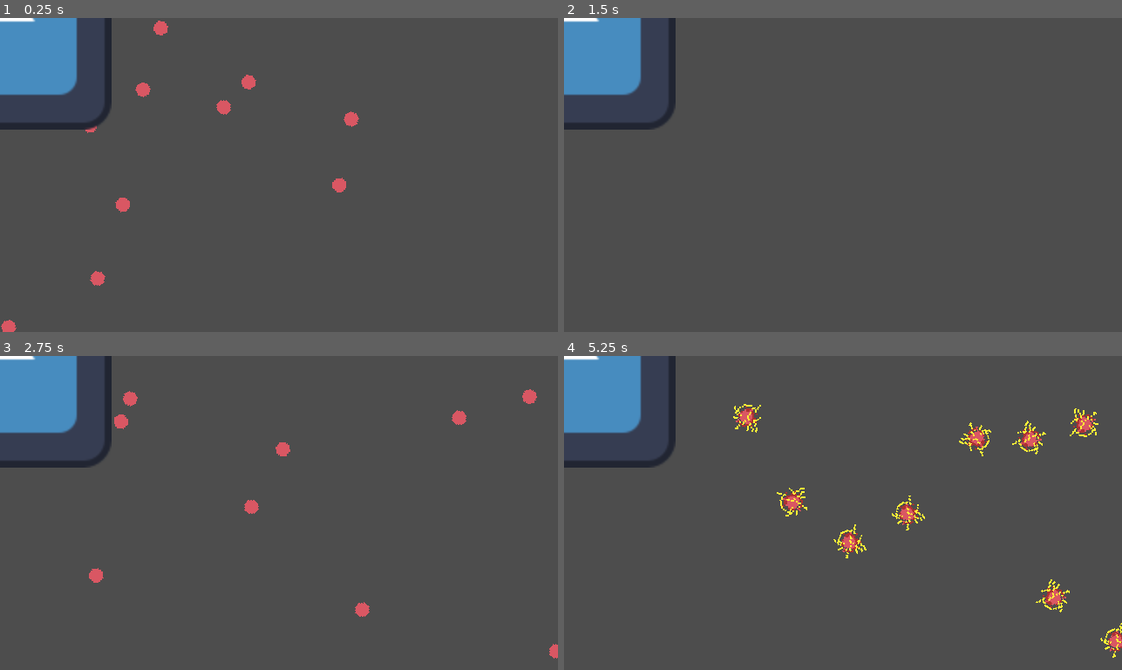
Above: before the commit, frames 1-4 (two rows, left to right).
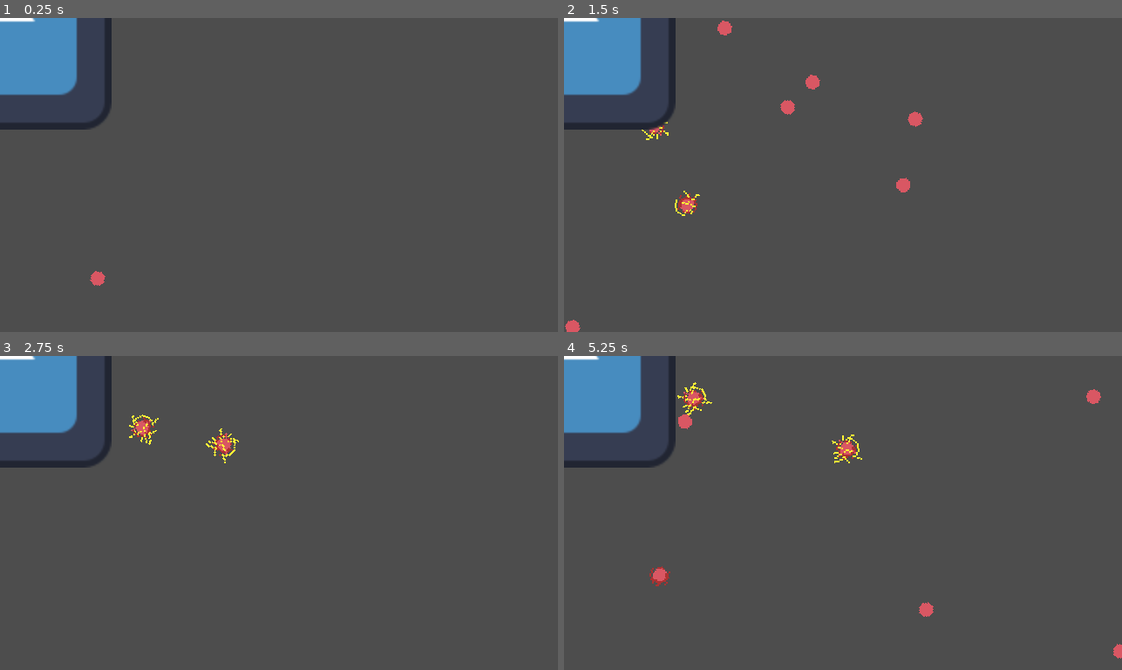
Above: after the commit, the same moments.

Repository: SabrinaRoss/Ludum-Dare-56
Game: Godot game, scene res://src/entities/boss/beaver/beaver.tscn
Two runs of this game, one before a commit and one after it. Both use one fixed random seed, a clock stepped at 60 frames per second and the inputs below. This scene is started directly instead of the project's main scene. The engine's default icon, where the game draws it, is replaced by a stand-in: a white triangle on a blue panel in a dark square.
Inputs (mouse positions are in pixels of both pictures, inside the frame that each line leads up to):
- Up to frame 1 (0.25 s): no input
- Up to frame 2 (1.5 s): move the mouse to (965, 159) at 0.52 s; press the mouse at (965, 159) at 0.53 s; hold D (right) 0.53-1.28 s; move the mouse to (731, 190) at 1.27 s; release the mouse at (731, 190) at 1.28 s; hold S (down) from 1.28 s (still down); tap Space (roll) at 1.35 s
- Up to frame 3 (2.75 s): move the mouse to (334, 443) at 2.02 s; release S (down) at 2.03 s; press the mouse at (334, 443) at 2.03 s; hold D (right) from 2.03 s (still down)
- Up to frame 4 (5.25 s): move the mouse to (815, 575) at 2.77 s; release D (right) at 2.78 s; release the mouse at (815, 575) at 2.78 s; hold W (up) 2.78-3.53 s; tap Space (roll) at 2.85, 4.35 s; move the mouse to (1010, 560) at 3.52 s; press the mouse at (1010, 560) at 3.53 s; hold A (left) 3.53-5.03 s; move the mouse to (675, 465) at 4.27 s; release the mouse at (675, 465) at 4.28 s; move the mouse to (870, 513) at 5.02 s; press the mouse at (870, 513) at 5.03 s; hold S (down) from 5.03 s (still down)

The runs differ from the first frame. In frame 1, 0.7% of the frame differs, in the area x 0-65%, y 0-100%; in frame 2, 0.8%; in frame 3, 1.2%; in frame 4, 2.8%, in the area x 15-100%, y 8-97%.

Commit message:
more beaver

Diff:
--- a/src/entities/boss/beaver/beaverAI.gd
+++ b/src/entities/boss/beaver/beaverAI.gd
@@ -36,6 +36,13 @@
 
 func smite_random_position(count_number_smites: int):
 	for i in count_number_smites:
+		var timer = Timer.new()
+		timer.wait_time = .15
+		timer.one_shot = true
+		timer.connect("timeout", _on_timeout)
+		add_child(timer)
+		timer.start()
+		await timer.timeout
 		var instance = smite.instantiate()
 		var viewport = get_viewport().get_visible_rect()
 		instance.global_position = Vector2(randf_range(0, viewport.size.x), randf_range(0, viewport.size.y))
@@ -68,7 +75,6 @@
 	$Timer_Player_Near.start()
 	cur_body = body
 
-
 func _on_body_exited(_body) -> void:
 	$Timer_Player_Near.stop()
 
